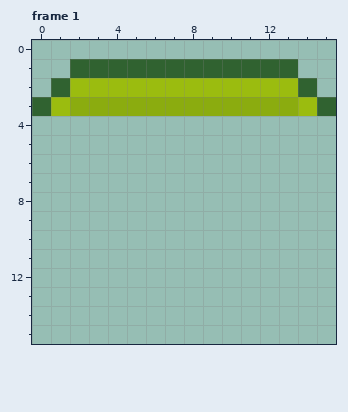
Pixel-art file -- Assets/Sprites/GameObjects/spr_pressurepad.aseprite. The picture above was drawn from the file before the commit.
16x16 pixels, 2 frames. Shown: frame 1. The old version is drawn lined up with the new one. The commit also changed other frames, which this record leaves out.
The result:
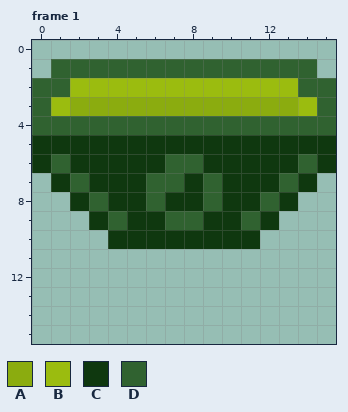
Palette (. is transparent): A #8bac0f  B #9bbc0f  C #0f380f  D #306230
From old to new:
whole drawing moved by +0,-12 (the old picture is shown already moved)
--- frame 1
@@ x 0..15 @@
  0 ................
- 1 ..DDDDDDDDDDDD..
- 2 .DBBBBBBBBBBBBD.
+ 1 .DDDDDDDDDDDDDD.
+ 2 DDBBBBBBBBBBBBDD
  3 DBAAAAAAAAAAAABD
- 4 ................
- 5 ................
- 6 ................
- 7 ................
- 8 ................
- 9 ................
-10 ................
+ 4 DDDDDDDDDDDDDDDD
+ 5 CCCCCCCCCCCCCCCC
+ 6 CDCCCCCDDCCCCCDC
+ 7 .CDCCCDDCDCCCDC.
+ 8 ..CDCCDCCDCCDC..
+ 9 ...CDCCDDCCDC...
+10 ....CCCCCCCC....
 11 ................
